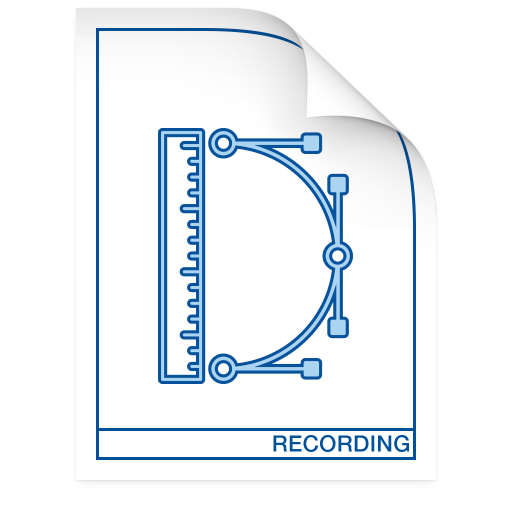
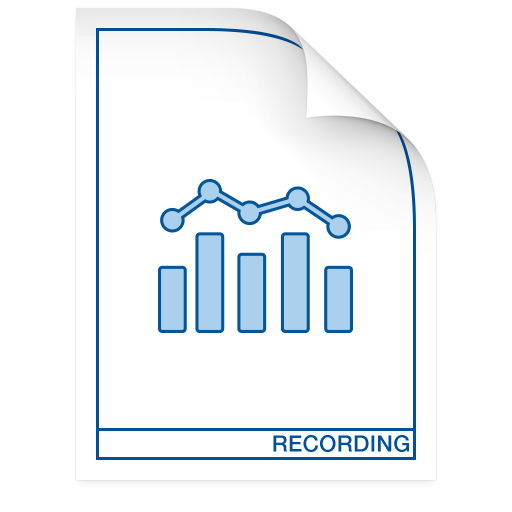
Layer changes from the first 512 x 512 image to the second:
added layer "Vector Smart Object" (1st of 3) above "Vector Smart Object" over box(158, 179, 353, 333)
hid "Vector Smart Object" (3rd of 3) over box(158, 128, 353, 384)
